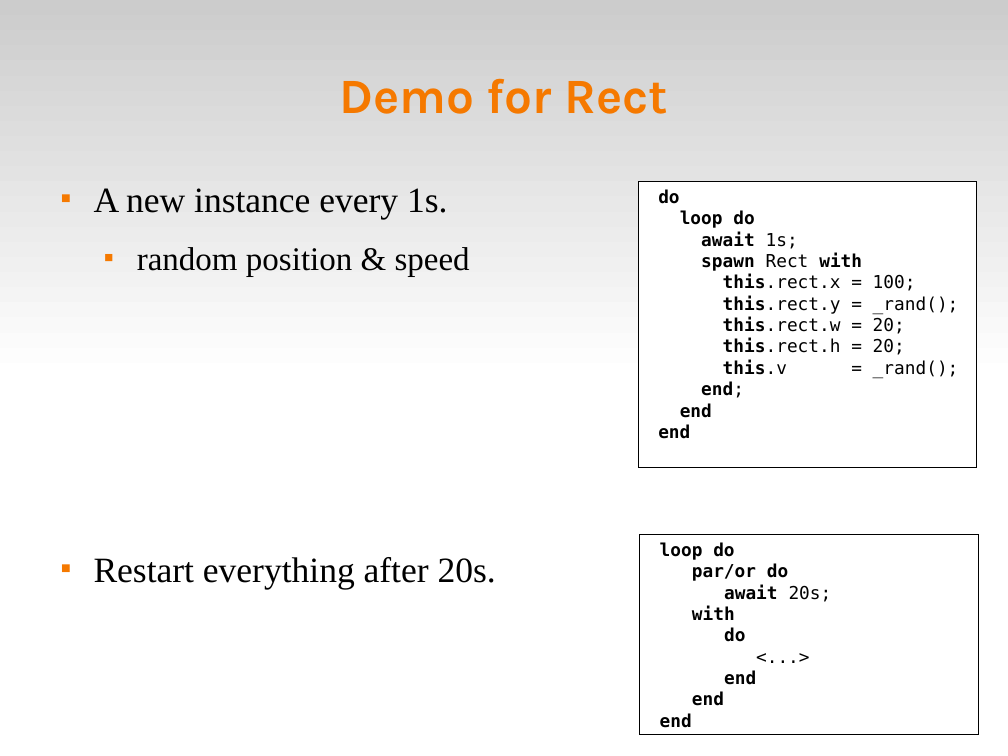
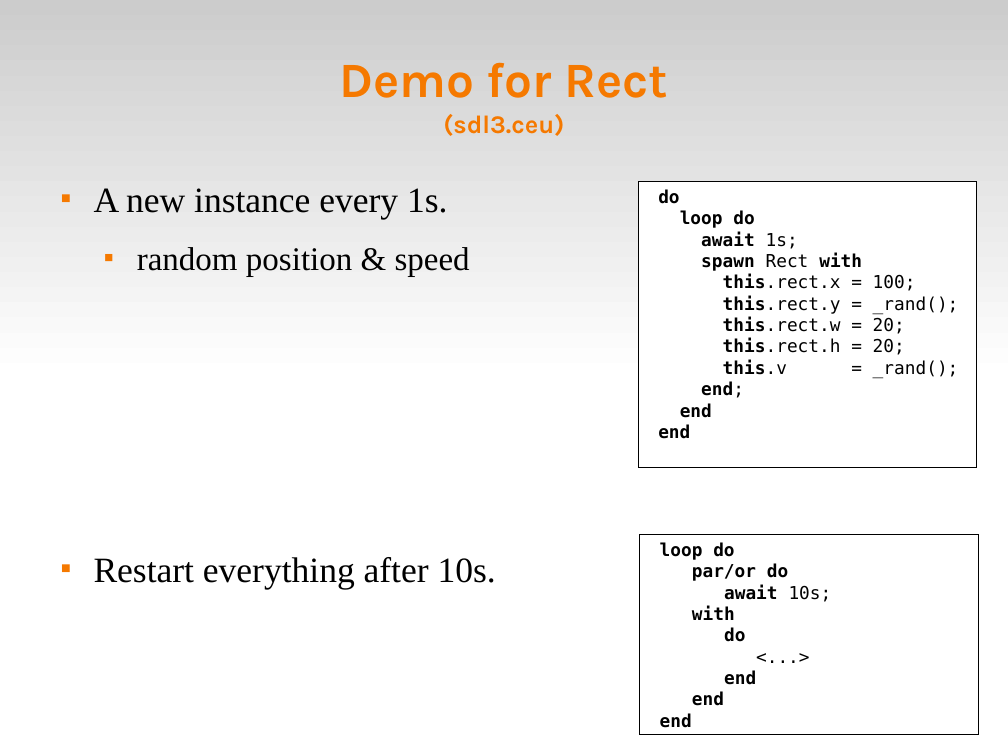
Before and after one commit to fsantanna-no/ceu-docs, a slide deck: slide 13 of ceu_dyn.odp. Drawn at 1008x756 pixels with LibreOffice and Linux fonts; fonts in the diff are those of the drawing. Boxes give left, top, right and bottom in pixels: in the first picture for what was removed or moved away, otherwise in the second. Text is boxed around its words. In the diff, an @@ line names an element or a change of style, - is before the commit and + after.

```diff
--- a/ceu_dyn.odp
+++ b/ceu_dyn.odp
@@ title at box(339, 62, 669, 136): text changed @@
-Demo for Rect
+Demo for Rect
+(sdl3.ceu)
@@ text at box(94, 557, 496, 588): text changed @@
-■ Restart everything after 20s.
+■ Restart everything after 10s.
@@ text in rectangle at box(724, 585, 832, 602): text changed @@
-await 20s;
+await 10s;
```
Also in this commit, not shown: 10 other slides changed, 1 slide added, 5 other files.
